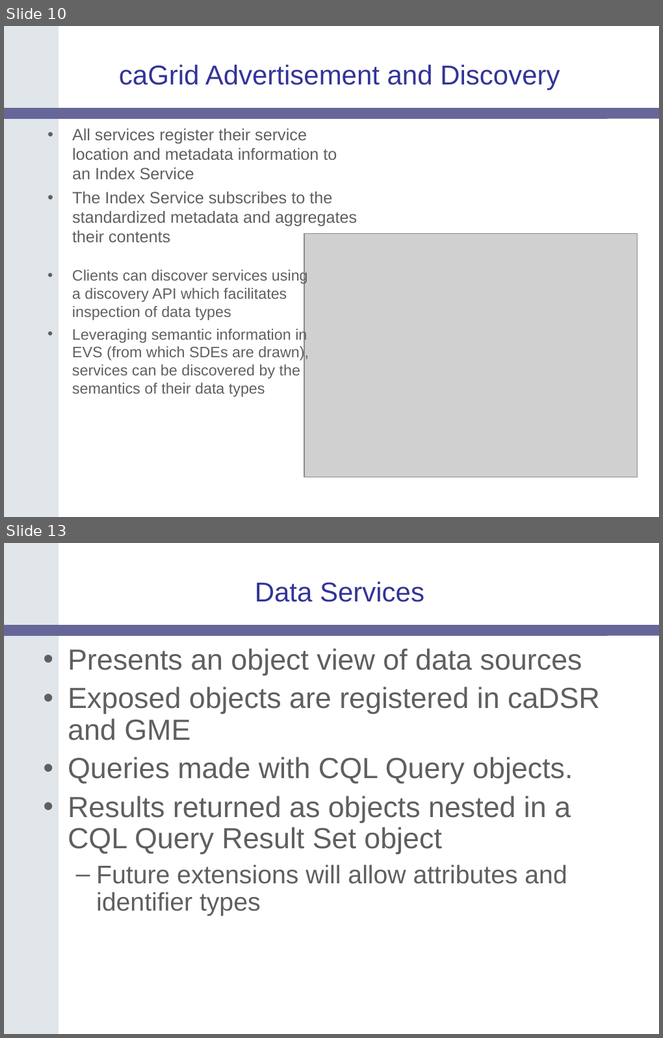
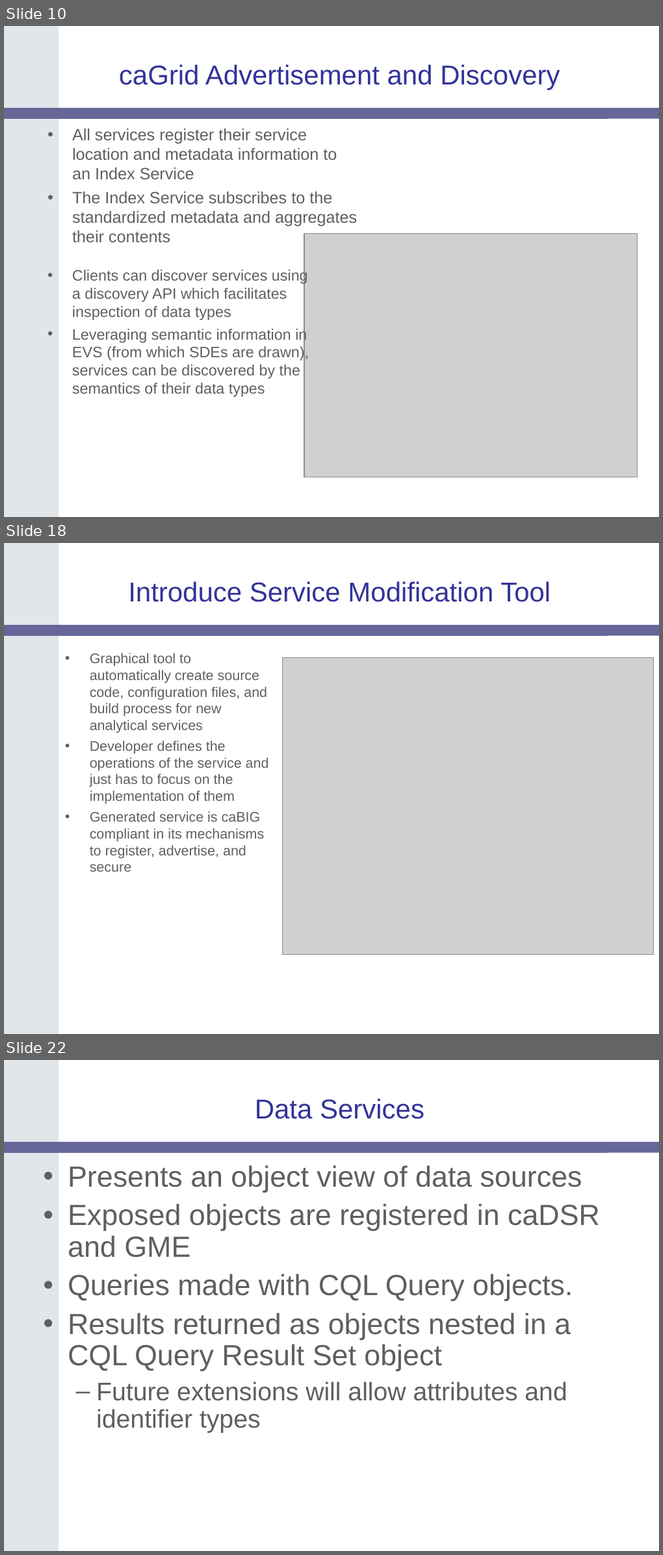
Before and after one commit to NCIP/cagrid-docs, a slide deck: presentations/200604_AnnualMeeting/caGrid-1.0-Architecture_caBIG-Annual-Meeting06.ppt. Shown one above the other, each under a label of ours: slides 10 and 13 before the commit, slides 10, 18 and 22 after it; the slides between them are not shown. The pictures are 663x1038 and 663x1555 pixels, drawn with LibreOffice and Linux fonts; fonts in the diff are those of the drawing; grey boxes stand for pictures; background and template pictures are left out. Boxes give left, top, right and bottom in pixels: in the first picture for what was removed or moved away, otherwise in the second. Text is boxed around its words. In the diff, an @@ line names an element or a change of style, - is before the commit and + after.

```diff
--- a/presentations/200604_AnnualMeeting/caGrid-1.0-Architecture_caBIG-Annual-Meeting06.ppt
+++ b/presentations/200604_AnnualMeeting/caGrid-1.0-Architecture_caBIG-Annual-Meeting06.ppt
@@ slide 18 added at [4,543,659,1034], background #FFFFFF; not listed: 2 template elements that a slide beside it also shows @@
@@ title added at [128,581,551,602], 30 pt, text #333399 @@
+Introduce Service Modification Tool
@@ text added at [90,653,269,872], 15.3 pt, text #5F5F5F @@
+• Graphical tool to automatically create source code, configuration files, and build process for new analytical services
+• Developer defines the operations of the service and just has to focus on the implementation of them
+• Generated service is caBIG compliant in its mechanisms to register, advertise, and secure
@@ picture added at [282,657,654,954] @@
@@ what was slide 13 is now slide 22 @@
```
Also in this commit, not shown: 1 slide changed, 10 other slides added, 2 slides removed.
